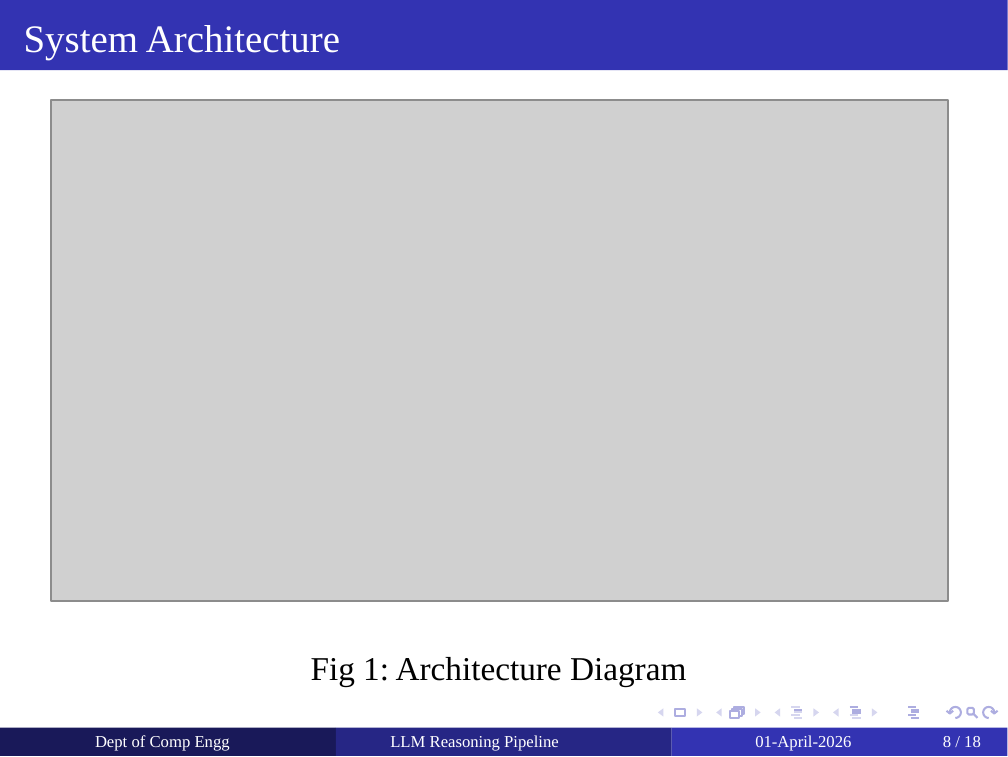
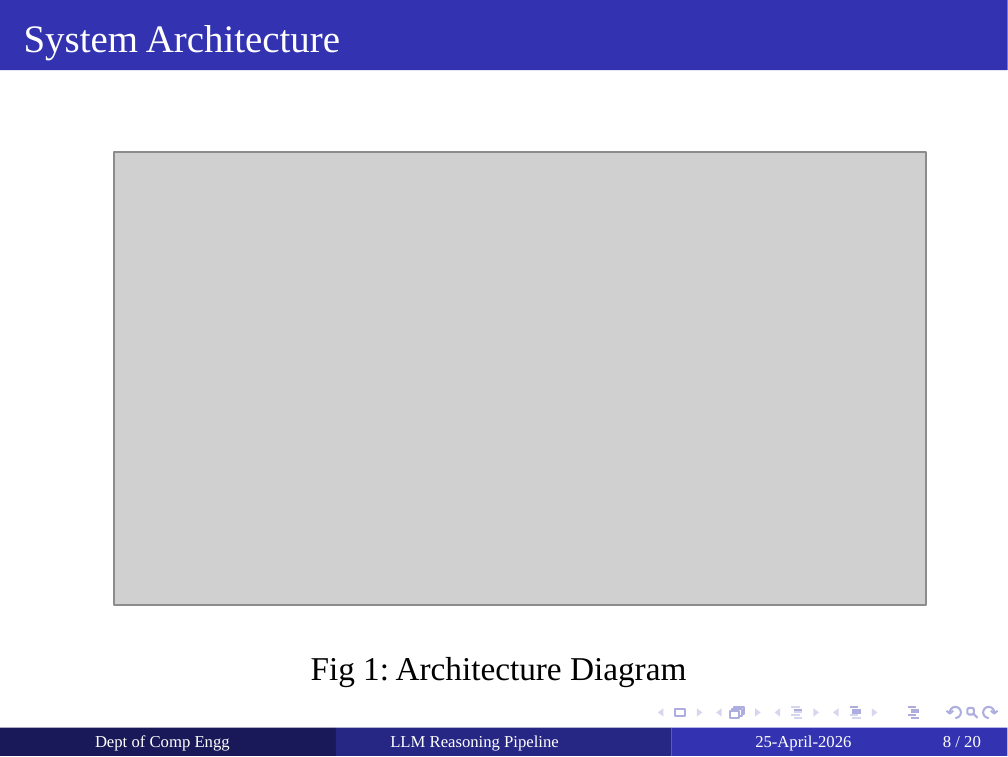
Before and after one commit to yashdoke7/llm-reasoning-pipeline, a slide deck: slide 8 of docs/Internship Review.pptx. Drawn at 1008x757 pixels with LibreOffice and Linux fonts; fonts in the diff are those of the drawing; grey boxes stand for pictures. Boxes give left, top, right and bottom in pixels: in the first picture for what was removed or moved away, otherwise in the second. Text is boxed around its words. In the diff, an @@ line names an element or a change of style, - is before the commit and + after.

```diff
--- a/docs/Internship Review.pptx
+++ b/docs/Internship Review.pptx
@@ picture: place and size @@
-picture at [50,100,948,602]
+picture at [114,152,926,606]
@@ text at [755,735,851,750]: text changed @@
-01-April-2026
+25-April-2026
@@ page number at [943,736,981,747]: text changed @@
-8 / 18
+8 / 20
```
Also in this commit, not shown: 17 other slides changed, 2 slides added, 13 other files.
